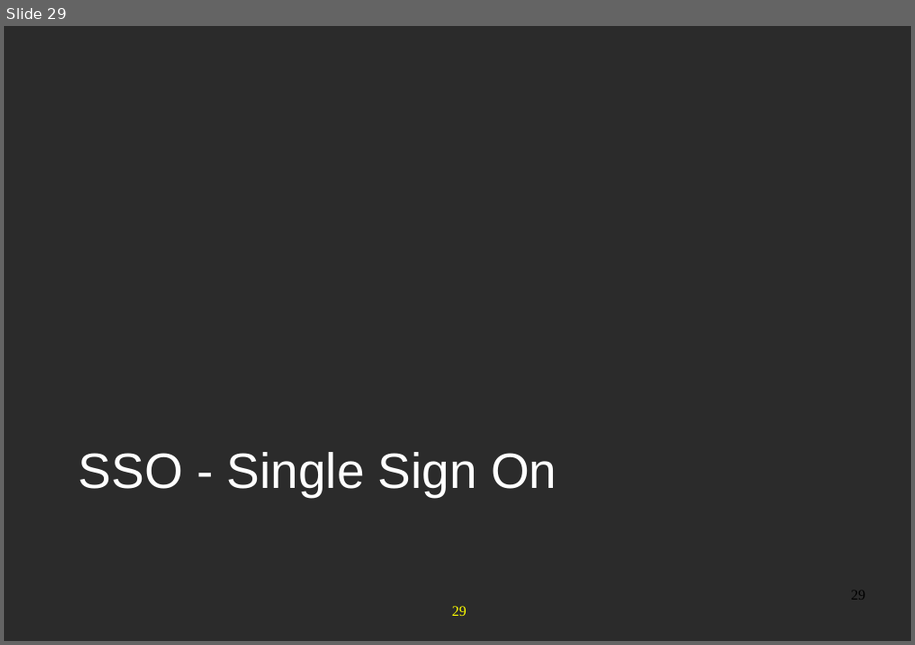
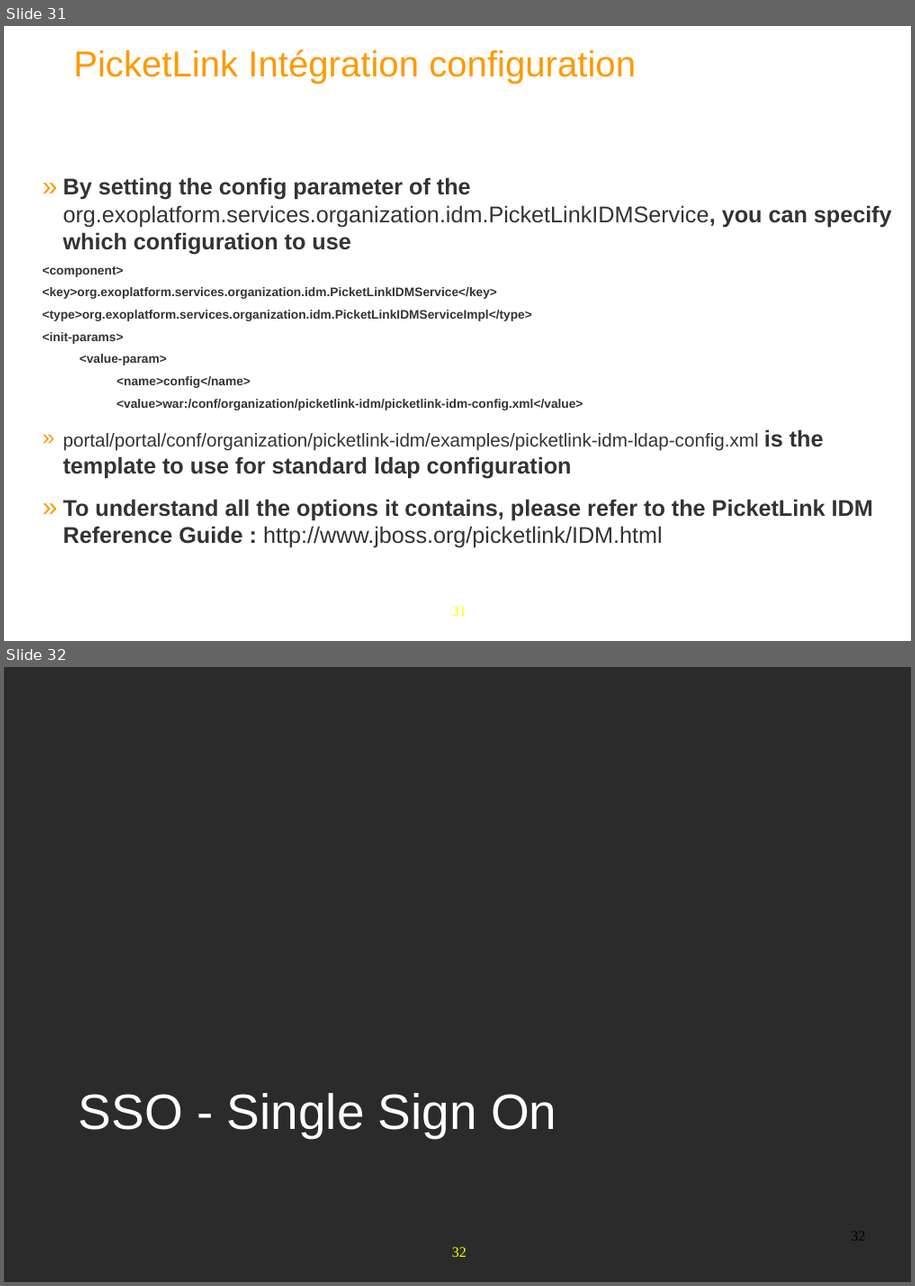
Before and after one commit to anhvurz90/training, a slide deck: exo-sysAdmin/970-LdapConfig-XSys.pptx. Shown one above the other, each under a label of ours: slide 29 before the commit, slides 31 and 32 after it. The pictures are 915x645 and 915x1286 pixels, drawn with LibreOffice and Linux fonts; fonts in the diff are those of the drawing; background and template pictures are left out; a plain dark background stands for a picture behind light text. Boxes give left, top, right and bottom in pixels: in the first picture for what was removed or moved away, otherwise in the second. Text is boxed around its words. In the diff, an @@ line names an element or a change of style, - is before the commit and + after.

```diff
--- a/exo-sysAdmin/970-LdapConfig-XSys.pptx
+++ b/exo-sysAdmin/970-LdapConfig-XSys.pptx
@@ slide 31 added at bbox=[4, 26, 911, 641], background #FFFFFF; not listed: 1 template element that a slide beside it also shows @@
@@ title added at bbox=[73, 49, 636, 84], 35 pt, text #FF9900 @@
+  PicketLink Intégration configuration
@@ text added at bbox=[43, 177, 892, 548], 22 pt, text #333333, bold @@
+» By setting the config parameter of the org.exoplatform.services.organization.idm.PicketLinkIDMService, you can specify which configuration to use
+<component>
+<key>org.exoplatform.services.organization.idm.PicketLinkIDMService</key>
+<type>org.exoplatform.services.organization.idm.PicketLinkIDMServiceImpl</type>
+<init-params>
+<value-param>
+<name>config</name>
+<value>war:/conf/organization/picketlink-idm/picketlink-idm-config.xml</value>
+» portal/portal/conf/organization/picketlink-idm/examples/picketlink-idm-ldap-config.xml is the template to use for standard ldap configuration
+» To understand all the options it contains, please refer to the PicketLink IDM Reference Guide : http://www.jboss.org/picketlink/IDM.html
@@ what was slide 29 is now slide 32 @@
@@ page number at bbox=[851, 1232, 865, 1240]: text changed @@
-29
+32
@@ page number at bbox=[452, 1247, 467, 1257]: text changed @@
-29
+32
```
Also in this commit, not shown: 1 slide changed, 3 other slides added, 1 slide removed.
